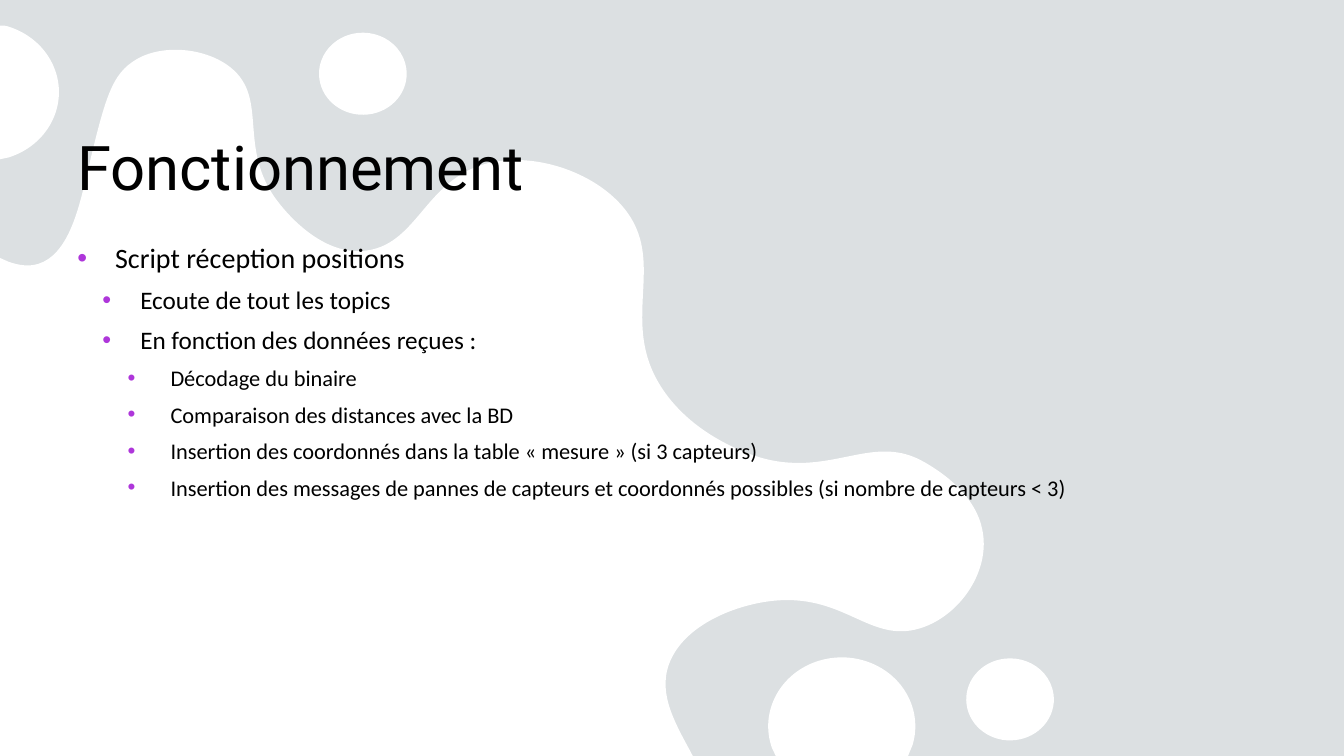
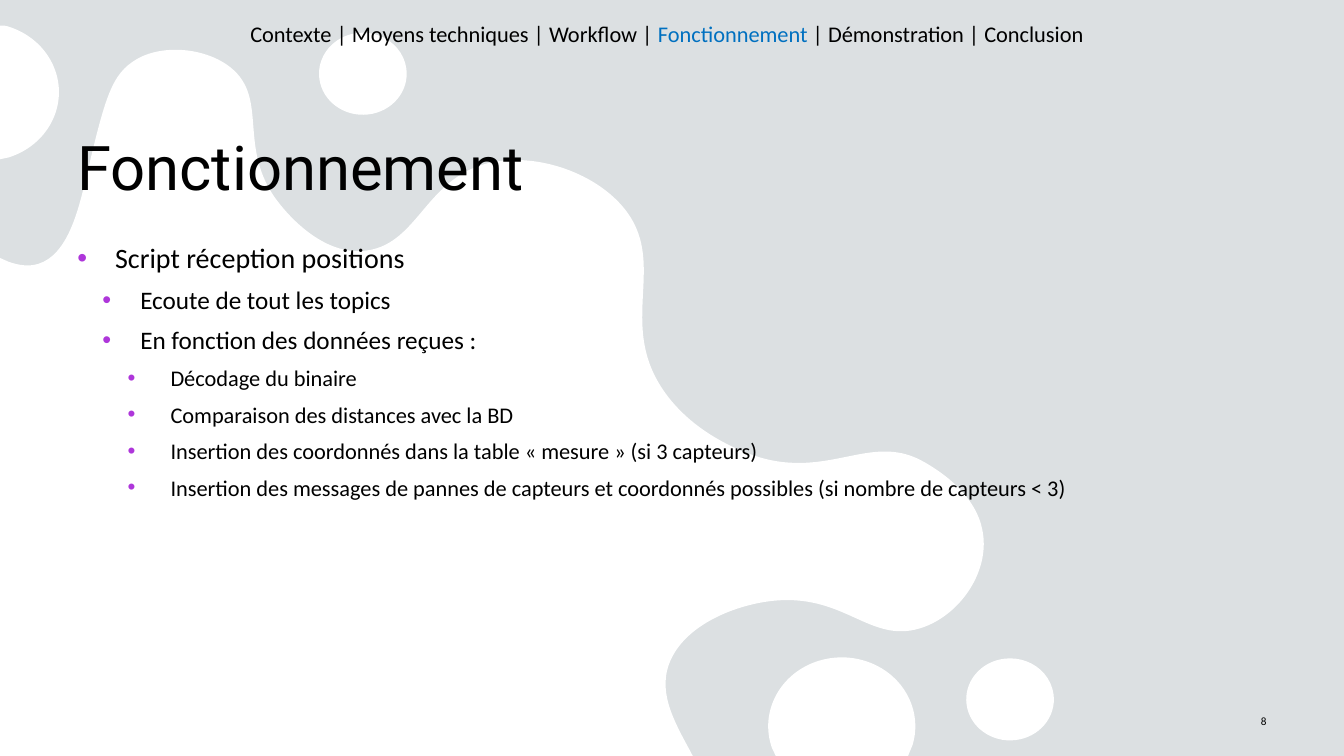
Before and after one commit to lberjaud/SAE24, a slide deck: slide 8 of Diagram/SAE24 Présentation.pptx. Drawn at 1344x756 pixels with LibreOffice and Linux fonts; fonts in the diff are those of the drawing. Boxes give left, top, right and bottom in pixels: in the first picture for what was removed or moved away, otherwise in the second. Text is boxed around its words. In the diff, an @@ line names an element or a change of style, - is before the commit and + after.

```diff
--- a/Diagram/SAE24 Présentation.pptx
+++ b/Diagram/SAE24 Présentation.pptx
@@ text added at (250,26,1083,46), 16 pt, text #000000 @@
+Contexte | Moyens techniques | Workflow | Fonctionnement | Démonstration | Conclusion
@@ page number added at (1261,717,1267,725), 8 pt, text #000000 @@
+8
```
Also in this commit, not shown: 8 other slides changed, 2 slides added, 1 slide removed, 1 other file.
